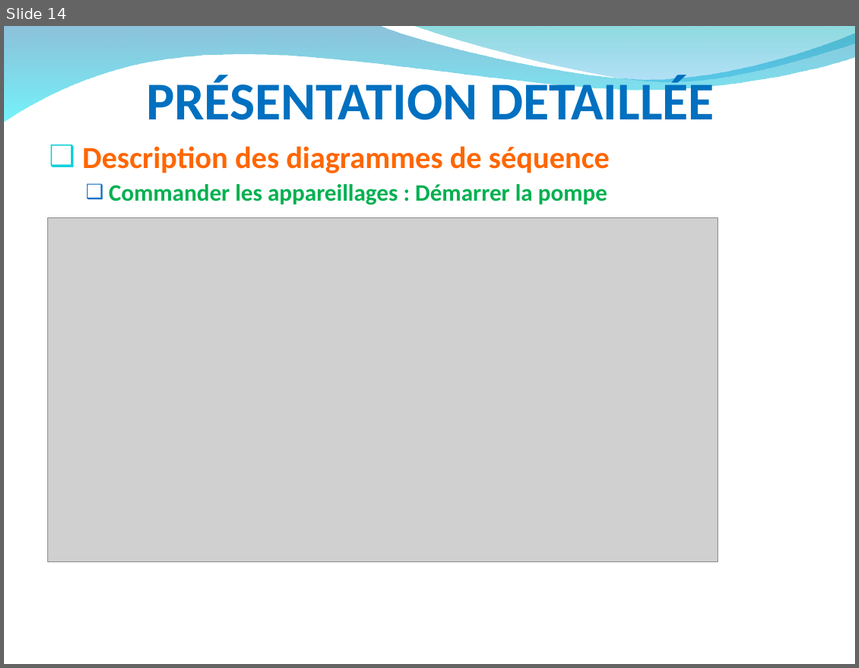
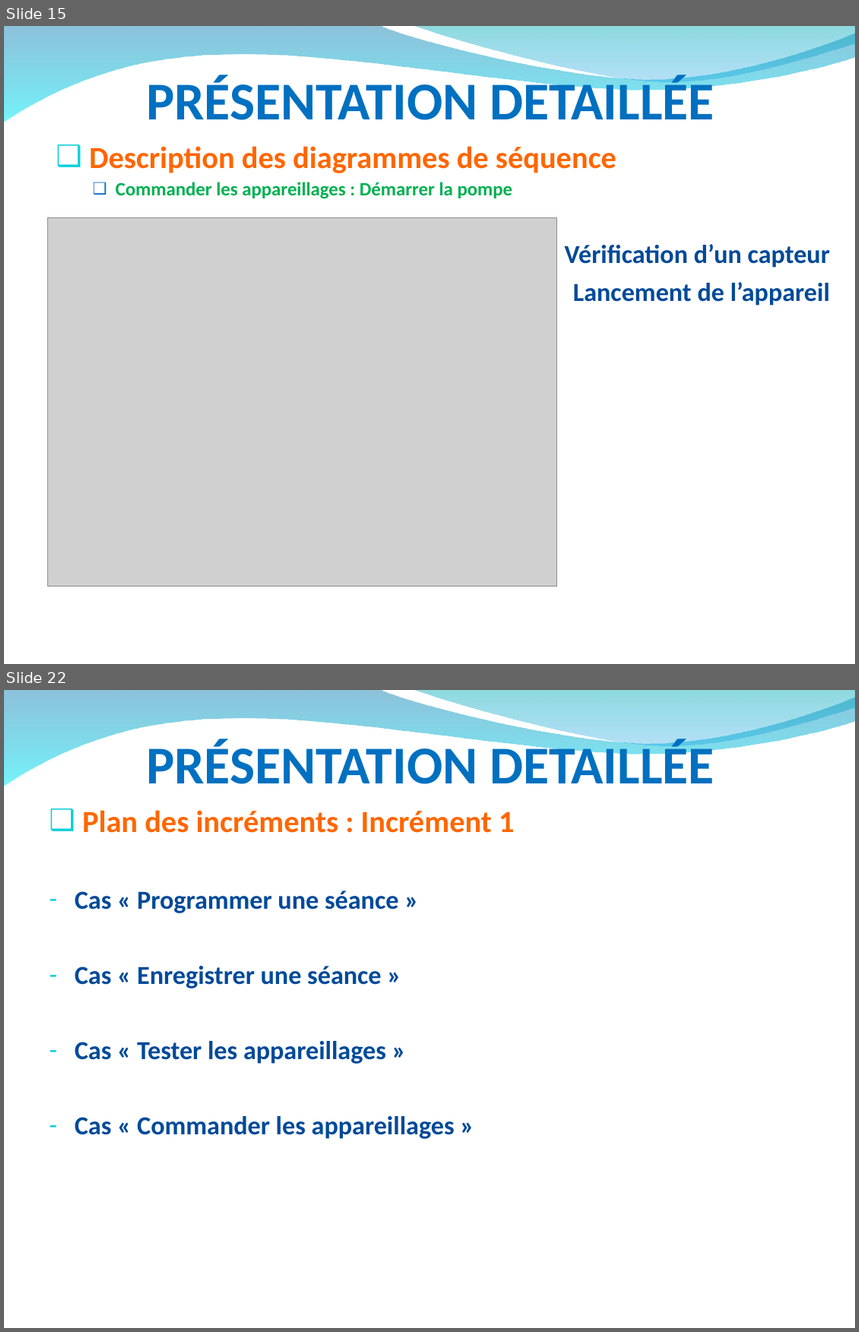
Before and after one commit to hardware/AscenseurPoissons, a slide deck: DOSSIERS A RENDRE/RevueAnalysePPT.ppt. Shown one above the other, each under a label of ours: slide 14 before the commit, slides 15 and 22 after it; the slides between them are not shown. The pictures are 859x668 and 859x1332 pixels, drawn with LibreOffice and Linux fonts; fonts in the diff are those of the drawing; grey boxes stand for pictures; background and template pictures are left out. Boxes give left, top, right and bottom in pixels: in the first picture for what was removed or moved away, otherwise in the second. Text is boxed around its words. In the diff, an @@ line names an element or a change of style, - is before the commit and + after.

```diff
--- a/DOSSIERS A RENDRE/RevueAnalysePPT.ppt
+++ b/DOSSIERS A RENDRE/RevueAnalysePPT.ppt
@@ slide 22 added at [4, 690, 855, 1328], background picture (left out); not listed: 2 template elements that a slide beside it also shows @@
@@ title added at [146, 739, 715, 784], 45 pt, text #0070C0, bold @@
+PRÉSENTATION DETAILLÉE
@@ text added at [75, 810, 514, 1139], 22 pt, text #004A99, bold @@
+❑ Plan des incréments : Incrément 1
+– Cas « Programmer une séance »
+– Cas « Enregistrer une séance »
+– Cas « Tester les appareillages »
+– Cas « Commander les appareillages »
@@ what was slide 14 is now slide 15 @@
@@ slide 15 changed as well @@
@@ text "Description des diagrammes de séquence": place and size @@
-text "Description des diagrammes de séquence" at [82, 146, 610, 205]
+text "Description des diagrammes de séquence" at [89, 146, 830, 306]
@@ text at [116, 182, 513, 199]: size 20 to 16 pt in "Commander les appareillages : Démarrer la pompe"; less space between paragraphs @@
@@ picture: place and size @@
-picture at [47, 218, 718, 561]
+picture at [47, 218, 557, 586]
@@ text at [565, 244, 830, 306]: paragraphs added @@
+Vérification d’un capteur
+Lancement de l’appareil
```
Also in this commit, not shown: 8 other slides changed, 9 other slides added, 13 slides removed.
